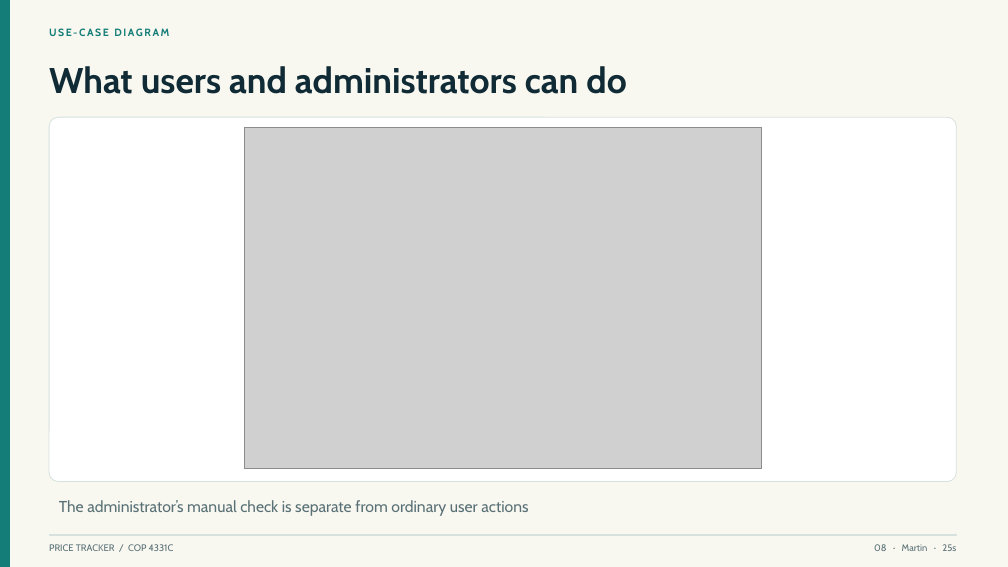
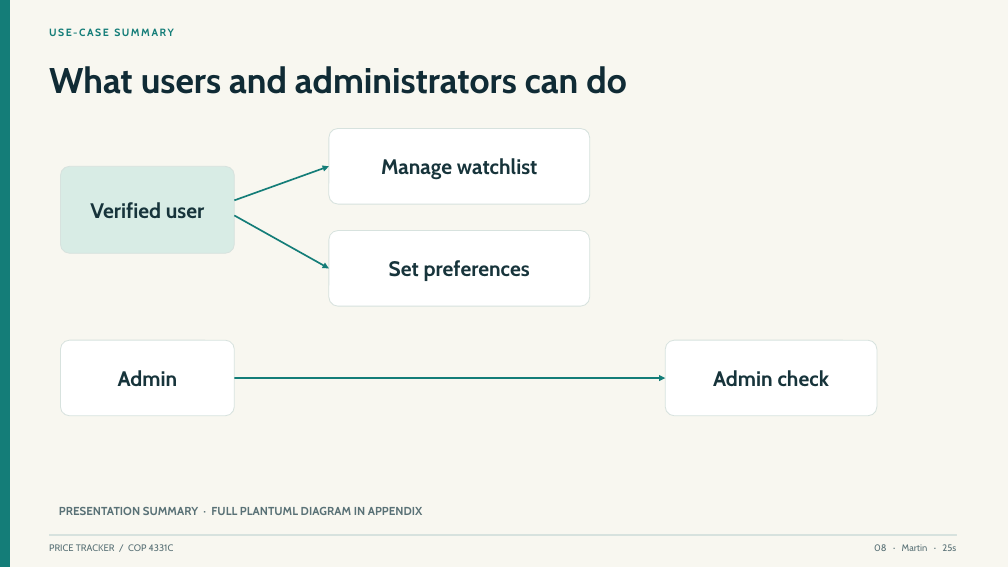
Before and after one commit to aluciencozy/price-tracker, a slide deck: slide 8 of docs/presentation/price-tracker.pptx. Drawn at 1008x567 pixels with LibreOffice and Linux fonts; fonts in the diff are those of the drawing; grey boxes stand for pictures. Boxes give left, top, right and bottom in pixels: in the first picture for what was removed or moved away, otherwise in the second. Text is boxed around its words. In the diff, an @@ line names an element or a change of style, - is before the commit and + after.

Commit message:
Make diagram summaries projector readable

```diff
--- a/docs/presentation/price-tracker.pptx
+++ b/docs/presentation/price-tracker.pptx
@@ text at bbox=[49, 28, 174, 36]: text changed @@
-USE-CASE DIAGRAM
+USE-CASE SUMMARY
@@ picture removed at bbox=[244, 127, 761, 469] @@
@@ rounded rectangle added at bbox=[329, 129, 590, 204], fill #FFFFFF, outline #D7E2DE 0.8 pt @@
@@ rounded rectangle added at bbox=[60, 166, 234, 253], fill #D8ECE5, outline #D7E2DE 0.8 pt @@
@@ arrow added from (234, 200) to (329, 166), #147D78 1.6 pt @@
@@ text added at bbox=[381, 158, 537, 180], 20 pt, text #17343B, bold @@
+Manage watchlist
@@ text added at bbox=[90, 202, 205, 218], 20 pt, text #17343B, bold @@
+Verified user
@@ arrow added from (234, 216) to (329, 268), #147D78 1.6 pt @@
@@ rounded rectangle: place and size @@
-rounded rectangle at bbox=[49, 117, 957, 482]
+rounded rectangle at bbox=[329, 231, 590, 306]
@@ rounded rectangle at bbox=[329, 231, 590, 306]: proportions changed @@
@@ text added at bbox=[389, 260, 530, 281], 20 pt, text #17343B, bold @@
+Set preferences
@@ rounded rectangle added at bbox=[60, 340, 234, 416], fill #FFFFFF, outline #D7E2DE 0.8 pt @@
@@ rounded rectangle added at bbox=[665, 340, 877, 416], fill #FFFFFF, outline #D7E2DE 0.8 pt @@
@@ text added at bbox=[118, 370, 178, 386], 20 pt, text #17343B, bold @@
+Admin
@@ arrow added from (234, 378) to (665, 378), #147D78 1.6 pt @@
@@ text added at bbox=[713, 370, 829, 387], 20 pt, text #17343B, bold @@
+Admin check
@@ text removed at bbox=[59, 500, 528, 516] @@
-The administrator’s manual check is separate from ordinary user actions
@@ text added at bbox=[59, 507, 423, 515], 11 pt, text #597176, bold @@
+PRESENTATION SUMMARY · FULL PLANTUML DIAGRAM IN APPENDIX
```
Also in this commit, not shown: 3 other slides changed, 8 slides added, 2 slides removed, 4 other files.
